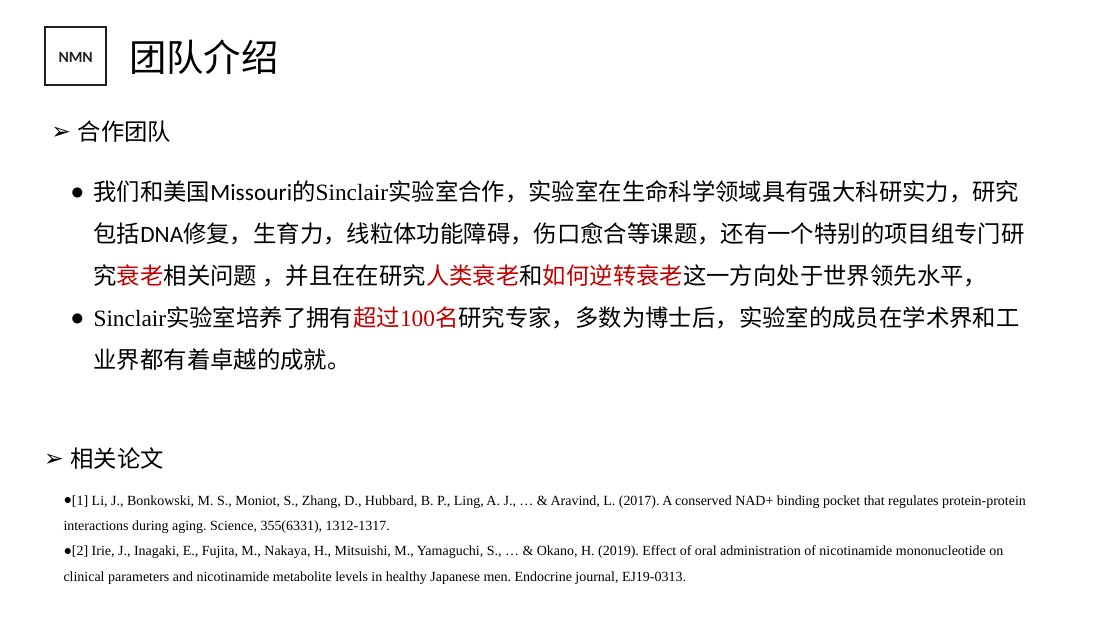
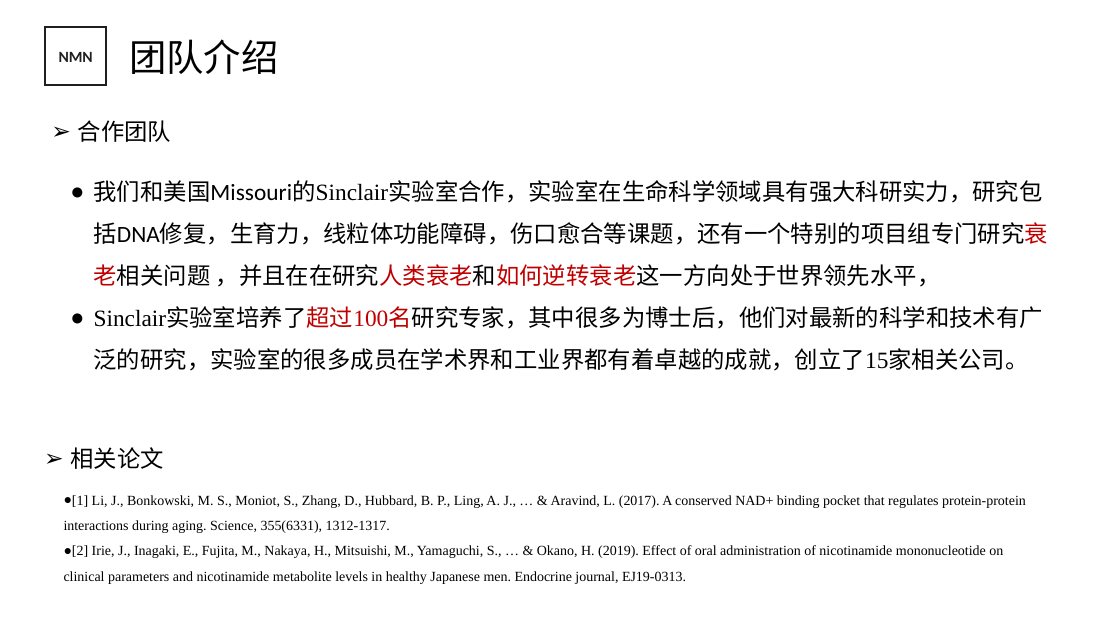
Before and after one commit to JuXue54/blockchain, a slide deck: slide 25 of temp/NMN商业计划书2.pptx. Drawn at 1120x630 pixels with LibreOffice and Linux fonts; fonts in the diff are those of the drawing; background and template pictures are left out. Boxes give left, top, right and bottom in pixels: in the first picture for what was removed or moved away, otherwise in the second. Text is boxed around its words. In the diff, an @@ line names an element or a change of style, - is before the commit and + after.

```diff
--- a/temp/NMN商业计划书2.pptx
+++ b/temp/NMN商业计划书2.pptx
@@ text at box(94, 308, 1043, 371): text changed @@
-● Sinclair实验室培养了拥有超过100名研究专家，多数为博士后，实验室的成员在学术界和工业界都有着卓越的成就。
+● Sinclair实验室培养了超过100名研究专家，其中很多为博士后，他们对最新的科学和技术有广泛的研究，实验室的很多成员在学术界和工业界都有着卓越的成就，创立了15家相关公司。
```
Also in this commit, not shown: 6 other slides changed, 1 other file.
